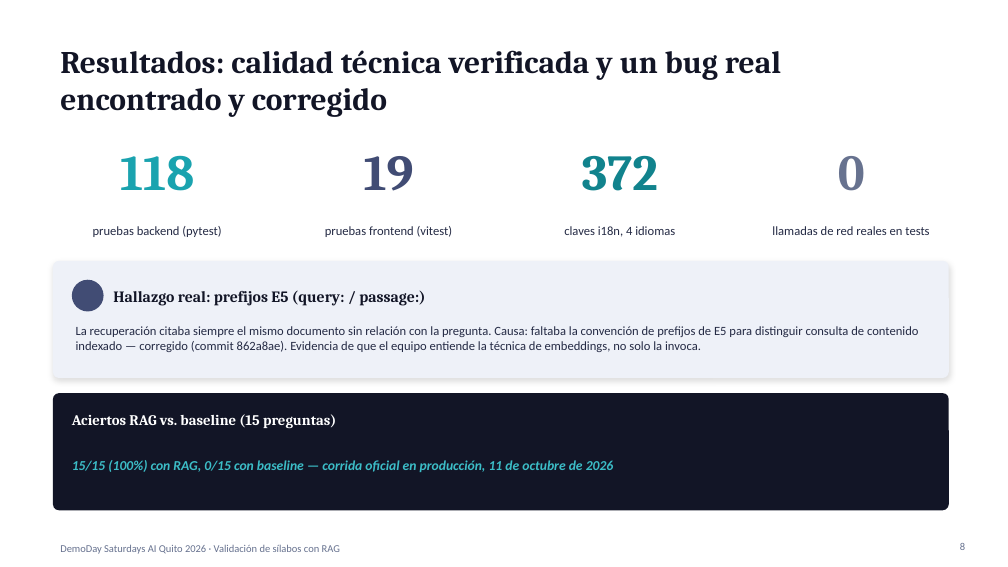
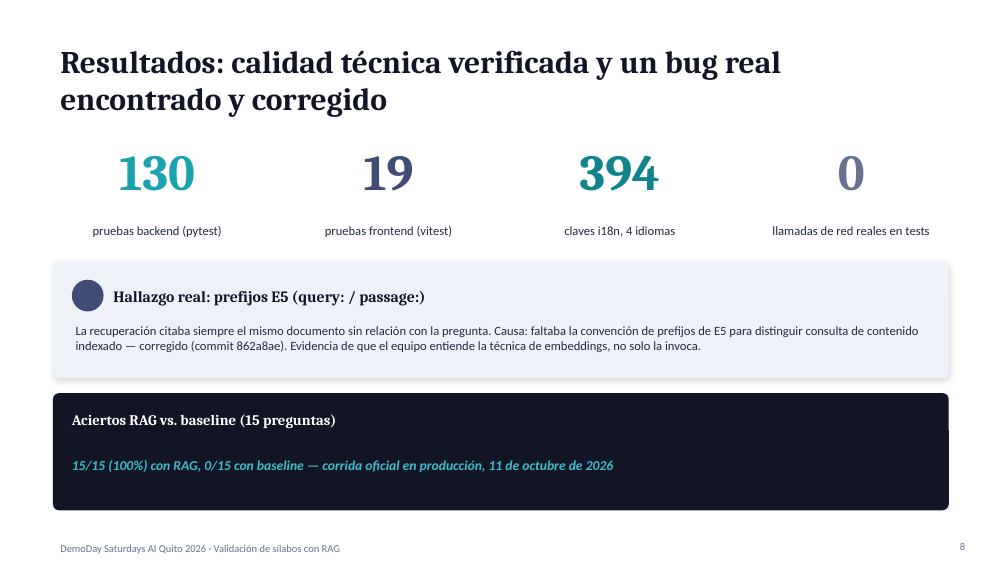
Before and after one commit to franciscohiguera1975/vibe-coding-project, a slide deck: slide 8 of docs/saturdays_ai/DemoDaySaturdaysAI_HybridRetrieval_Presentacion.pptx. Drawn at 1008x567 pixels with LibreOffice and Linux fonts; fonts in the diff are those of the drawing. Boxes give left, top, right and bottom in pixels: in the first picture for what was removed or moved away, otherwise in the second. Text is boxed around its words. In the diff, an @@ line names an element or a change of style, - is before the commit and + after.

Commit message:
docs(saturdays-ai): reflect 14B/2-GPU HPC architecture in deliverables, add demo questions
Updates the informe and presentacion with the AI Tutor's HPC connection,
the 14B text model upgrade, and the new chat de normativa screen — all
previously only in the plan log. Adds a step-by-step RAG mechanism
explanation to the informe, and a new doc with example demo questions
tested live in production.

```diff
--- a/docs/saturdays_ai/DemoDaySaturdaysAI_HybridRetrieval_Presentacion.pptx
+++ b/docs/saturdays_ai/DemoDaySaturdaysAI_HybridRetrieval_Presentacion.pptx
@@ text at [119,156,195,191]: text changed @@
-118
+130
@@ text at [580,155,660,191]: text changed @@
-372
+394
```
Also in this commit, not shown: 2 other slides changed, 3 other files.
